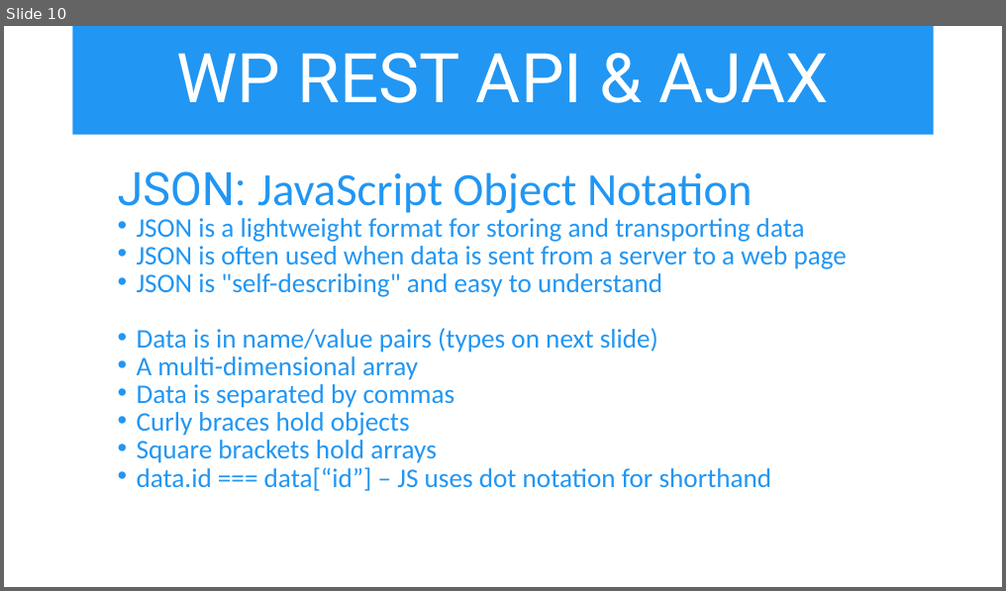
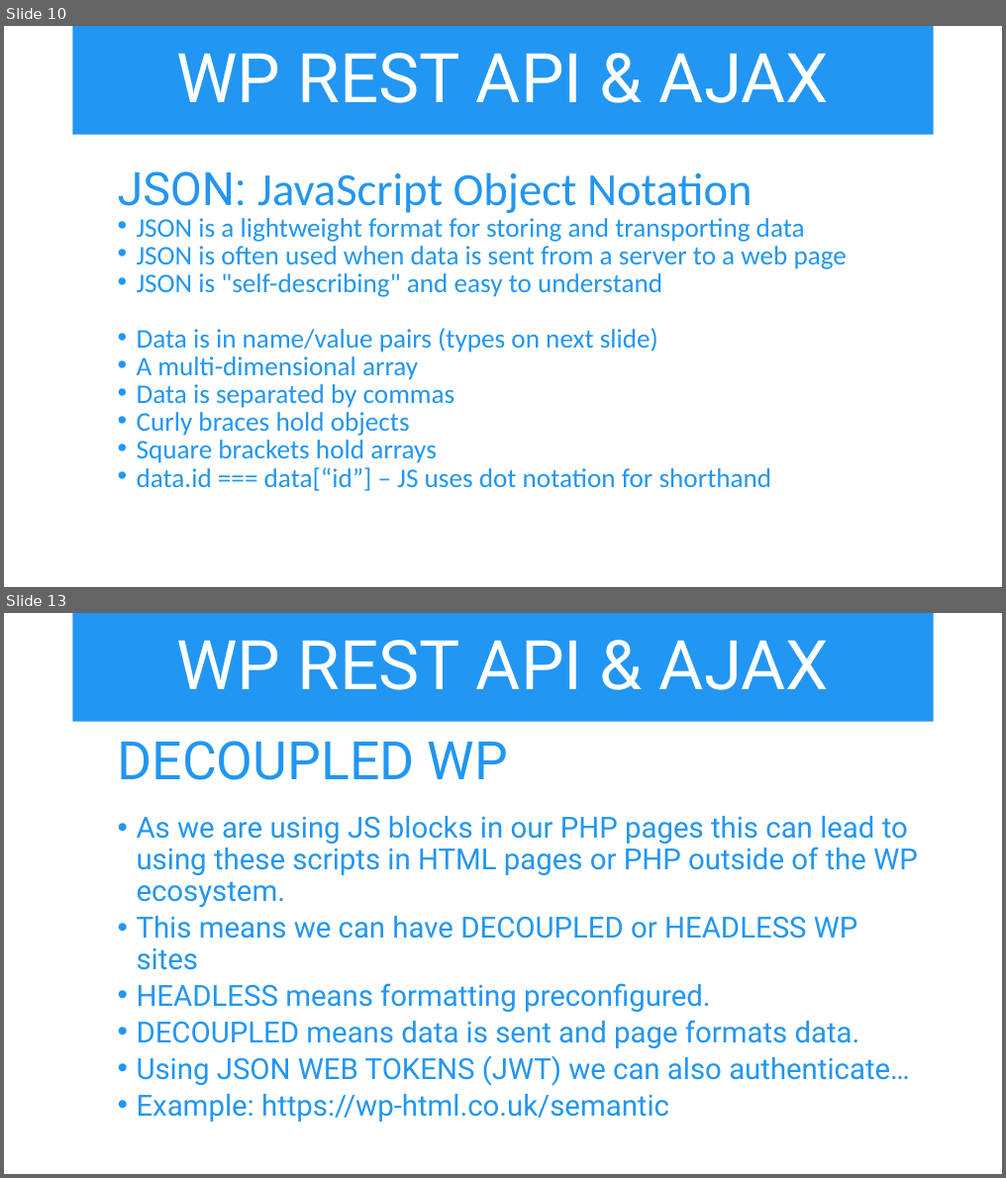
Before and after one commit to iwswordpress/rest, a slide deck: rest-api-workshop.pptx. Shown one above the other, each under a label of ours: slide 10 before the commit, slides 10 and 13 after it; the slides between them are not shown. The pictures are 1006x591 and 1006x1178 pixels, drawn with LibreOffice and Linux fonts; fonts in the diff are those of the drawing. Boxes give left, top, right and bottom in pixels: in the first picture for what was removed or moved away, otherwise in the second. Text is boxed around its words. In the diff, an @@ line names an element or a change of style, - is before the commit and + after.

Commit message:
ADD WP-HTML to slides

```diff
--- a/rest-api-workshop.pptx
+++ b/rest-api-workshop.pptx
@@ slide 13 added at (4,613,1002,1174), background #FFFFFF @@
@@ title added at (73,613,934,722), fill #2196F3, 66 pt, text #FFFFFF @@
+WP REST API & AJAX
@@ text added at (118,741,918,1122), 28 pt, text #2196F3 @@
+  DECOUPLED WP
+  • As we are using JS blocks in our PHP pages this can lead to using these scripts in HTML pages or PHP outside of the WP ecosystem.
+  • This means we can have DECOUPLED or HEADLESS WP sites
+  • HEADLESS means formatting preconfigured.
+  • DECOUPLED means data is sent and page formats data.
+  • Using JSON WEB TOKENS (JWT) we can also authenticate…
+  • Example: https://wp-html.co.uk/semantic
```
Also in this commit, not shown: 2 slides changed, 5 other slides added, 2 other files.
